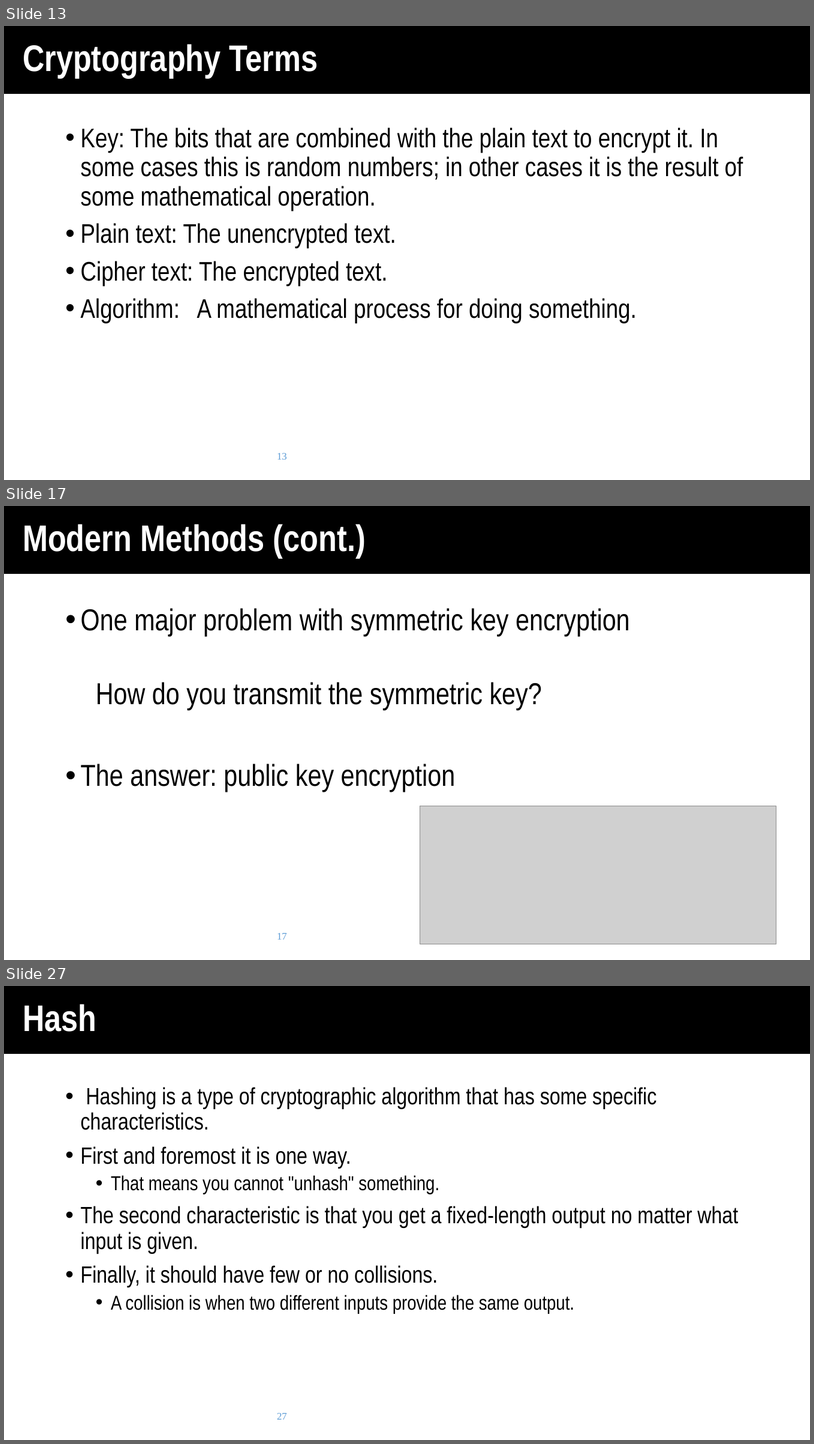
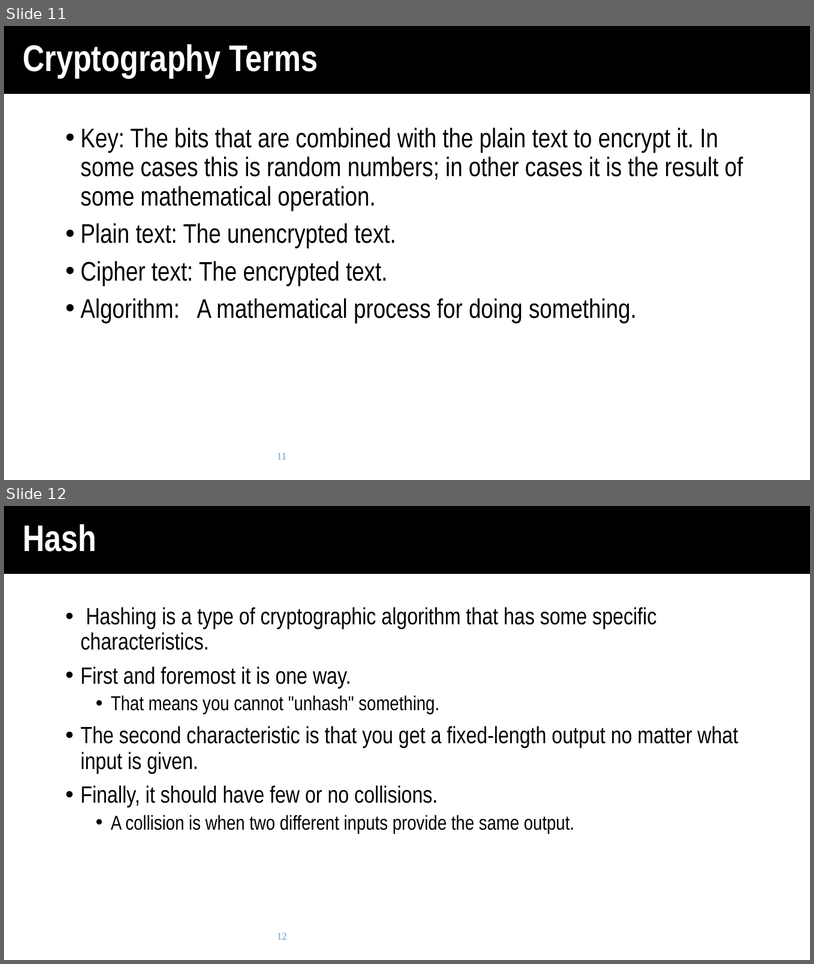
Before and after one commit to UNO-Babb/steg-hunt, a slide deck: Encryption_Steganography_Hashing.pptx. Shown one above the other, each under a label of ours: slides 13, 17 and 27 before the commit, slides 11 and 12 after it; the slides between them are not shown. The pictures are 814x1444 and 814x964 pixels, drawn with LibreOffice and Linux fonts; fonts in the diff are those of the drawing; grey boxes stand for pictures; background and template pictures are left out. Boxes give left, top, right and bottom in pixels: in the first picture for what was removed or moved away, otherwise in the second. Text is boxed around its words. In the diff, an @@ line names an element or a change of style, - is before the commit and + after.

```diff
--- a/Encryption_Steganography_Hashing.pptx
+++ b/Encryption_Steganography_Hashing.pptx
@@ slide 17 removed at [4,506,810,960], background #FFFFFF; not listed: 1 template element that a slide beside it also shows @@
@@ title removed at [23,524,366,558] @@
-Modern Methods (cont.)
@@ text removed at [81,608,630,792] @@
-• One major problem with symmetric key encryption
-  How do you transmit the symmetric key?
-• The answer: public key encryption
@@ picture removed at [420,806,777,944] @@
@@ page number removed at [277,933,287,939] @@
-17
@@ what was slide 13 is now slide 11 @@
@@ page number at [277,453,287,459]: text changed @@
-13
+11
@@ what was slide 27 is now slide 12 @@
@@ page number at [277,933,287,939]: text changed @@
-27
+12
```
Also in this commit, not shown: 1 slide changed, 18 other slides removed, 20 other files.
